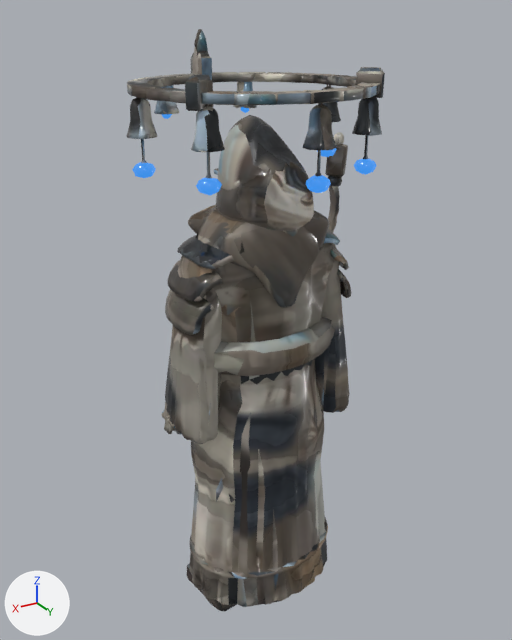
One commit to the glTF model games/vale/art/out/fighters/vashil/vashil.glb: the scene before it, then after it.
Before and after are seen from a 50 mm lens placed at (1.22, 2.03, 2.23), pointed at (-0.05, -0.08, 1.18). Every picture has the same lights, and +X, +Y and +Z are marked at lower left. The older version comes first. Vertices at exactly the same position are counted once.

Names of what the first picture shows: 'vashil', 'vashil_accent'.
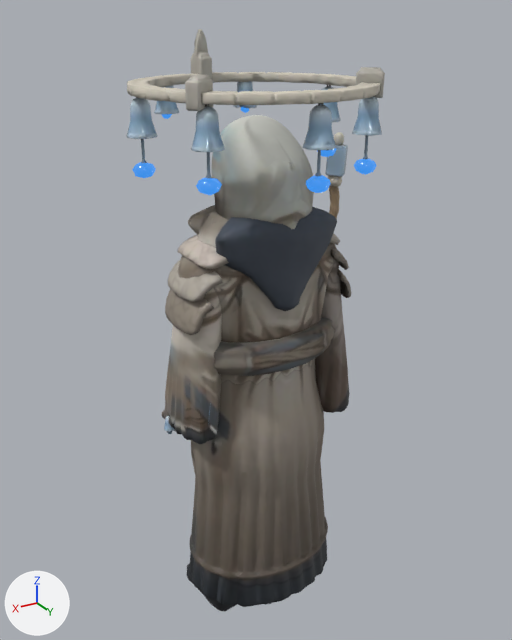
What differs and where, as boxes (x1, y1, x2, y2) in the pictures (512 x 640 px; the box of a moved part takes in the faces that stretch with it):
part 1 of me_vashil, moved or reshaped: before (216, 115, 330, 243); after (212, 115, 337, 311)
part 2 of me_vashil, surface changed: (126, 29, 385, 611) in both

The edits, one by one:
me_vashil is used by ob_vashil; location (0.0, 0.0, 0.0).
me_vashil had 10981 vertices, 22017 faces and spanned x -0.56..0.41, y -0.43..0.4, z 0.0..2.19.
me_vashil now has 11206 vertices, 22439 faces and spans x -0.56..0.41, y -0.43..0.4, z 0.0..2.19.
me_vashil part 1: 102 vertices moved from x -0.16..0.14, y -0.13..0.23, z 1.52..1.93 to x -0.16..0.19, y -0.13..0.23, z 1.52..1.93; 552 vertices removed from x -0.15..0.15, y -0.1..0.23, z 1.56..1.93; 777 vertices added at x -0.23..0.23, y -0.13..0.24, z 1.32..1.93.
me_vashil part 2: 20037 kept faces spanning x -0.56..0.41, y -0.43..0.4, z 0.0..2.19 get new texture (UV) coordinates.
